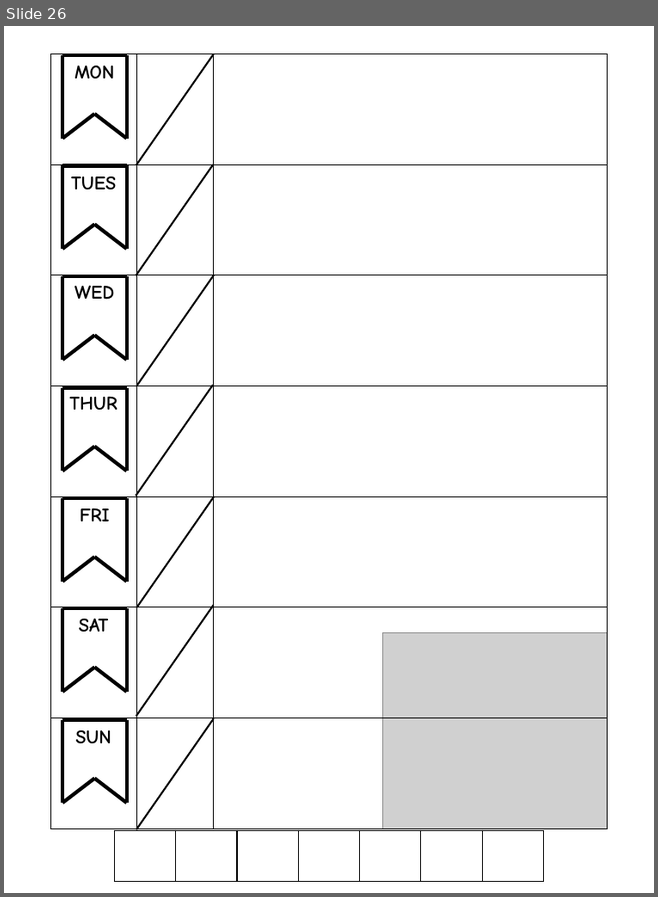
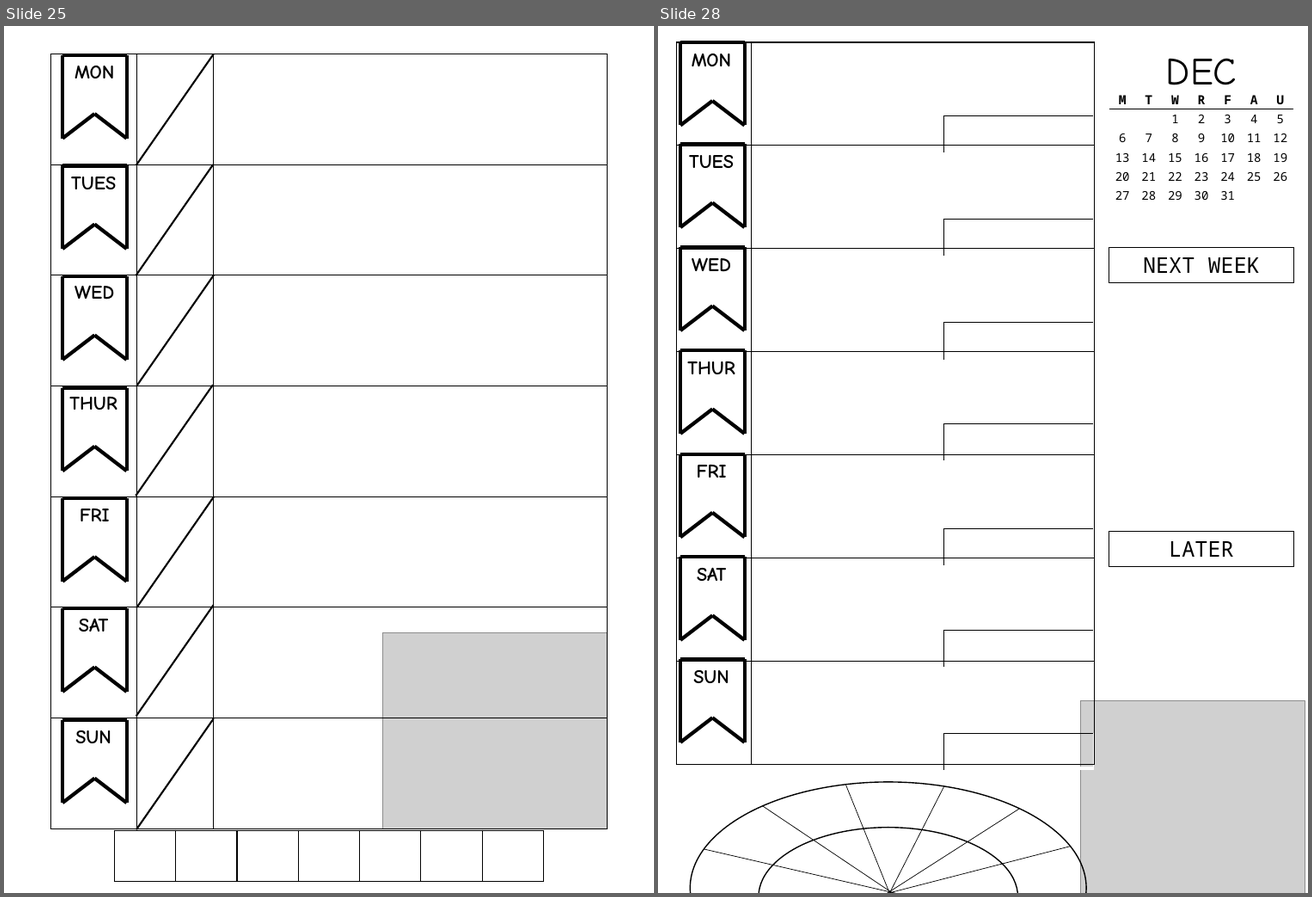
Before and after one commit to cds70409/cds70409.github.io, a slide deck: bujo_printouts.pptx. Shown side by side, each under a label of ours: slide 26 before the commit, slides 25 and 28 after it; the slides between them are not shown. The pictures are 658x897 and 1312x897 pixels, drawn with LibreOffice and Linux fonts; fonts in the diff are those of the drawing; grey boxes stand for pictures. Boxes give left, top, right and bottom in pixels: in the first picture for what was removed or moved away, otherwise in the second. Text is boxed around its words. In the diff, an @@ line names an element or a change of style, - is before the commit and + after.

```diff
--- a/bujo_printouts.pptx
+++ b/bujo_printouts.pptx
@@ slide 28 added at bbox=[658, 26, 1308, 893], background #FFFFFF @@
@@ table added at bbox=[676, 42, 1094, 765], 7 rows, 2 columns @@
+ | 
+ | 
+ | 
+ | 
+ | 
+ | 
+ | 
@@ group added at bbox=[680, 42, 745, 126]: 5 lines, 1 text @@
+MON
@@ text added at bbox=[1166, 58, 1237, 96], 32 pt, text #000000 @@
+DEC
@@ table added at bbox=[1110, 90, 1292, 206], 6 rows, 7 columns @@
+M | T | W | R | F | A | U
+ |  | 1 | 2 | 3 | 4 | 5
+6 | 7 | 8 | 9 | 10 | 11 | 12
+13 | 14 | 15 | 16 | 17 | 18 | 19
+20 | 21 | 22 | 23 | 24 | 25 | 26
+27 | 28 | 29 | 30 | 31 |  | 
@@ table added at bbox=[944, 116, 1094, 146], 1 rows, 1 columns @@
+
@@ group added at bbox=[680, 144, 745, 227]: 5 lines, 1 text @@
+TUES
@@ table added at bbox=[944, 220, 1094, 250], 1 rows, 1 columns @@
+
@@ group added at bbox=[680, 247, 745, 330]: 5 lines, 1 text @@
+WED
@@ rectangle added at bbox=[1110, 247, 1294, 281], outline #000000 0.75 pt, 18 pt, text #000000 @@
+NEXT WEEK
@@ table added at bbox=[944, 323, 1094, 353], 1 rows, 1 columns @@
+
@@ group added at bbox=[680, 350, 745, 434]: 5 lines, 1 text @@
+THUR
@@ table added at bbox=[944, 424, 1094, 454], 1 rows, 1 columns @@
+
@@ group added at bbox=[680, 454, 745, 538]: 5 lines, 1 text @@
+FRI
@@ table added at bbox=[944, 529, 1094, 559], 1 rows, 1 columns @@
+
@@ rectangle added at bbox=[1110, 532, 1294, 566], outline #000000 0.75 pt, 18 pt, text #000000 @@
+LATER
@@ group added at bbox=[680, 557, 745, 640]: 5 lines, 1 text @@
+SAT
@@ table added at bbox=[944, 631, 1094, 661], 1 rows, 1 columns @@
+
@@ group added at bbox=[680, 659, 745, 742]: 5 lines, 1 text @@
+SUN
@@ picture added at bbox=[1081, 700, 1306, 893] @@
@@ table added at bbox=[944, 734, 1094, 764], 1 rows, 1 columns @@
+
@@ ellipse added at bbox=[690, 782, 1086, 893], outline #000000 1 pt @@
@@ line added from (840, 893) to (944, 786), #000000 0.5 pt @@
@@ line added from (846, 785) to (931, 893), #000000 0.5 pt @@
@@ line added from (763, 806) to (1014, 893), #000000 0.5 pt @@
@@ line added from (763, 893) to (1019, 809), #000000 0.5 pt @@
@@ line added from (704, 849) to (1073, 893), #000000 0.5 pt @@
@@ line added from (716, 893) to (1070, 846), #000000 0.5 pt @@
@@ ellipse added at bbox=[759, 827, 1017, 893], outline #000000 1 pt @@
@@ what was slide 26 is now slide 25 @@
```
Also in this commit, not shown: 4 slides changed, 1 other slide added.
